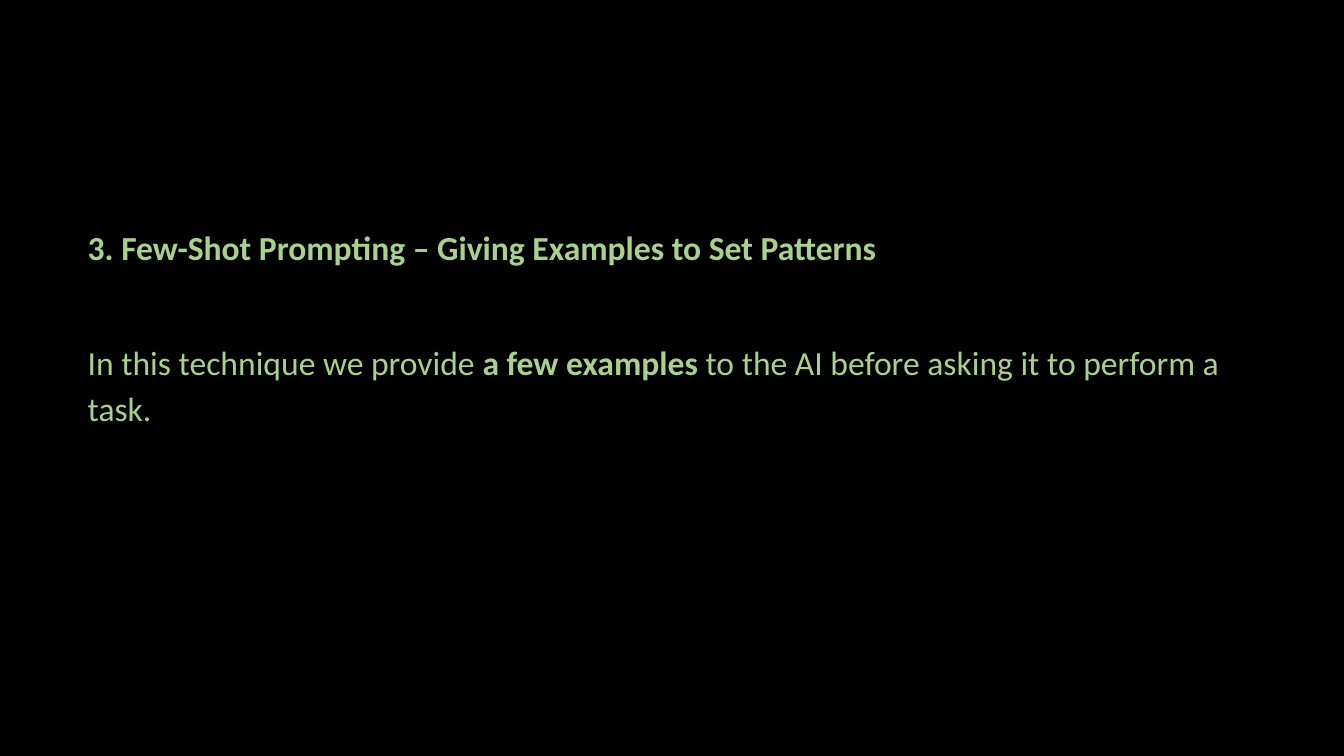
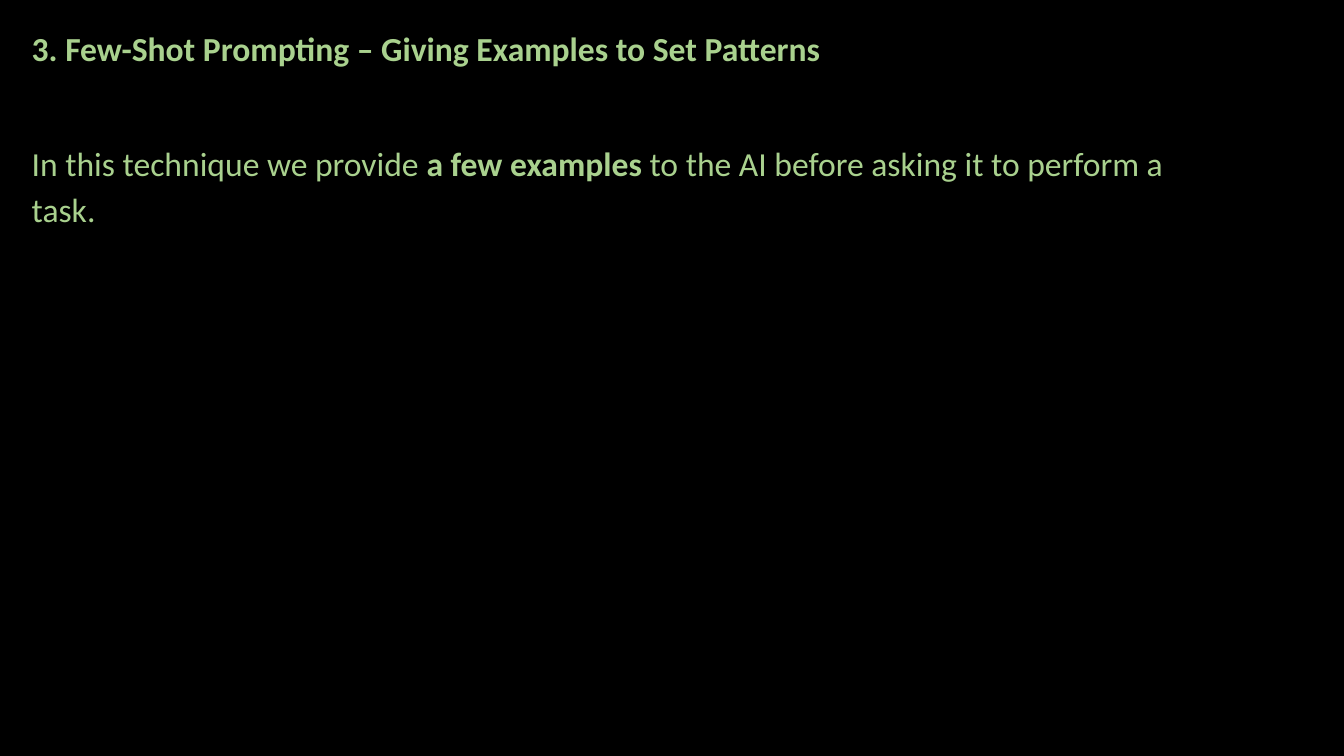
Before and after one commit to ash322ash422/youtube, a slide deck: slide 5 of prompt_engineering/pe-2-1_techniques_0Shot_1Shot_FewShot_ChainOfThought_RolePrompting_v2.pptx. Drawn at 1344x756 pixels with LibreOffice and Linux fonts; fonts in the diff are those of the drawing; background and template pictures are left out. Boxes give left, top, right and bottom in pixels: in the first picture for what was removed or moved away, otherwise in the second. Text is boxed around its words. In the diff, an @@ line names an element or a change of style, - is before the commit and + after.

```diff
--- a/prompt_engineering/pe-2-1_techniques_0Shot_1Shot_FewShot_ChainOfThought_RolePrompting_v2.pptx
+++ b/prompt_engineering/pe-2-1_techniques_0Shot_1Shot_FewShot_ChainOfThought_RolePrompting_v2.pptx
@@ text "3. Few-Shot Prompting – Giving ..." moved from (x1=88, y1=236, x2=1219, y2=422) to (x1=32, y1=37, x2=1163, y2=223) @@
```
Also in this commit, not shown: 2 other slides changed, 17 other files.
